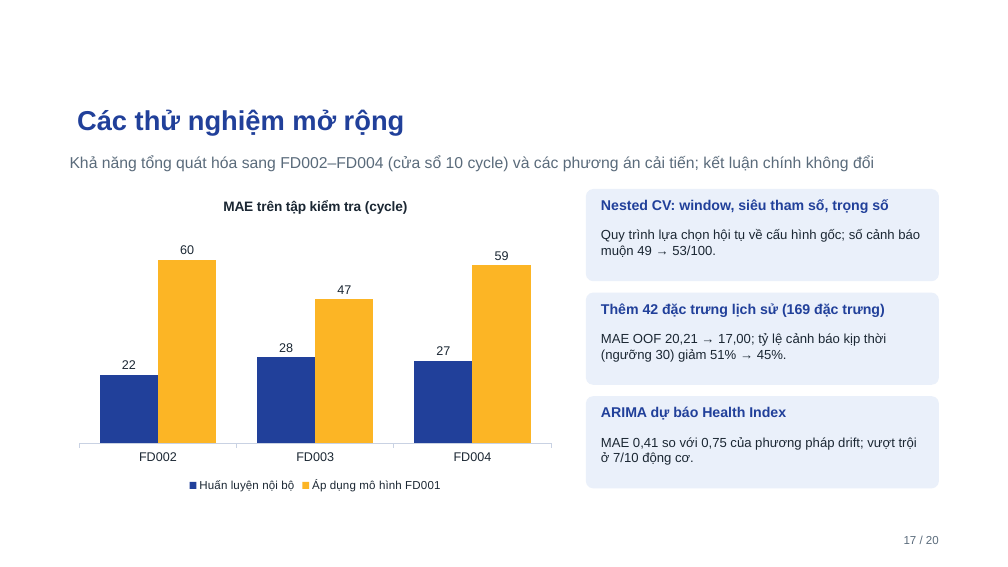
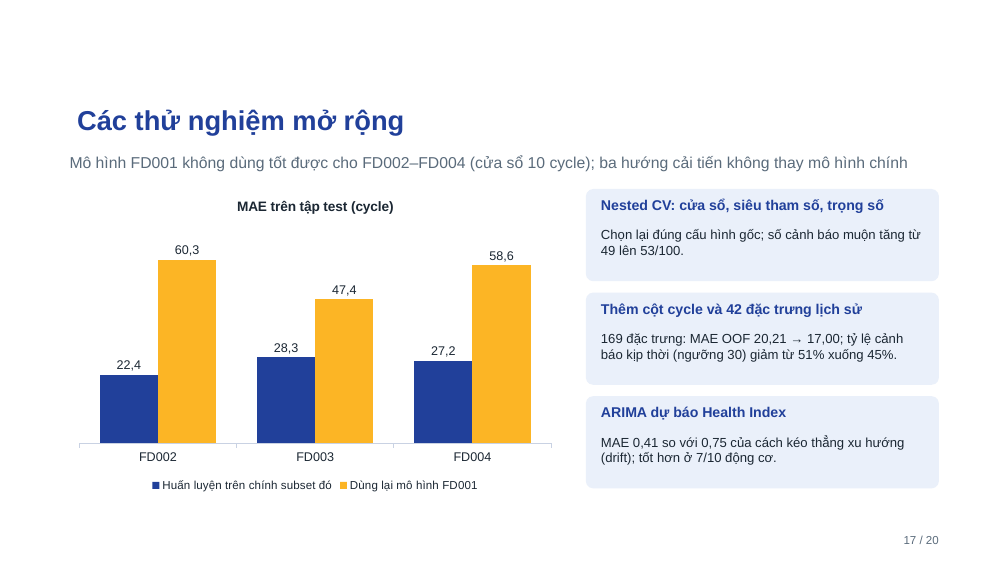
Before and after one commit to ti014/tinasa-cmapss-rul-prediction, a slide deck: slide 17 of slides/cmapss_fd001_presentation.pptx. Drawn at 1008x567 pixels with LibreOffice and Linux fonts; fonts in the diff are those of the drawing; background and template pictures are left out. Boxes give left, top, right and bottom in pixels: in the first picture for what was removed or moved away, otherwise in the second. Text is boxed around its words. In the diff, an @@ line names an element or a change of style, - is before the commit and + after.

```diff
--- a/slides/cmapss_fd001_presentation.pptx
+++ b/slides/cmapss_fd001_presentation.pptx
@@ text at bbox=[70, 155, 907, 172]: text changed @@
-Khả năng tổng quát hóa sang FD002–FD004 (cửa sổ 10 cycle) và các phương án cải tiến; kết luận chính không đổi
+Mô hình FD001 không dùng tốt được cho FD002–FD004 (cửa sổ 10 cycle); ba hướng cải tiến không thay mô hình chính
@@ column chart at bbox=[70, 185, 561, 495] @@
@@ title "MAE trên tập kiểm tra (cycle)" to "MAE trên tập test (cycle)" @@
-Huấn luyện nội bộ: 22, 28, 27
+Huấn luyện trên chính subset đó: 224, 283, 272
@@ data labels of Huấn luyện trên chính subset đó changed @@
-Áp dụng mô hình FD001: 60, 47, 59
+Dùng lại mô hình FD001: 603, 474, 586
@@ data labels of Dùng lại mô hình FD001 changed @@
@@ value axis changed @@
@@ text at bbox=[601, 199, 883, 213]: text changed @@
-Nested CV: window, siêu tham số, trọng số
+Nested CV: cửa sổ, siêu tham số, trọng số
@@ text at bbox=[601, 229, 921, 255]: text changed @@
-Quy trình lựa chọn hội tụ về cấu hình gốc; số cảnh báo muộn 49 → 53/100.
+Chọn lại đúng cấu hình gốc; số cảnh báo muộn tăng từ 49 lên 53/100.
@@ text at bbox=[601, 303, 862, 317]: text changed @@
-Thêm 42 đặc trưng lịch sử (169 đặc trưng)
+Thêm cột cycle và 42 đặc trưng lịch sử
@@ text at bbox=[601, 333, 903, 362]: text changed @@
-MAE OOF 20,21 → 17,00; tỷ lệ cảnh báo kịp thời (ngưỡng 30) giảm 51% → 45%.
+169 đặc trưng: MAE OOF 20,21 → 17,00; tỷ lệ cảnh báo kịp thời (ngưỡng 30) giảm từ 51% xuống 45%.
@@ text at bbox=[601, 436, 904, 465]: text changed @@
-MAE 0,41 so với 0,75 của phương pháp drift; vượt trội ở 7/10 động cơ.
+MAE 0,41 so với 0,75 của cách kéo thẳng xu hướng (drift); tốt hơn ở 7/10 động cơ.
```
Also in this commit, not shown: 18 other slides changed, 32 other files.
